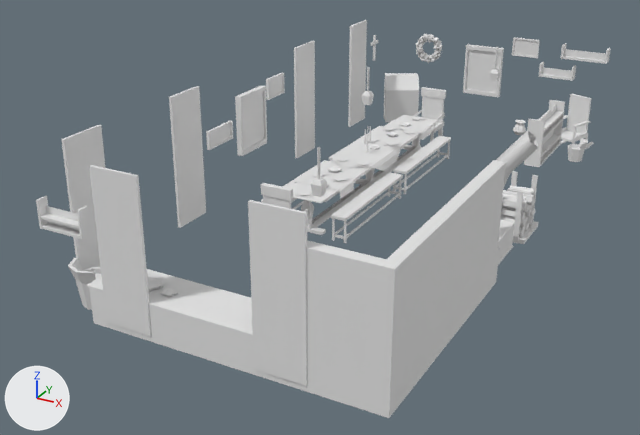
The FBX model Assets/BeneathThePetals/Graphics/Models/Interior/Rooms/Cafeteria.fbx: old version first, new version second.
Camera for both pictures: a camera (50 mm lens) standing at (37.32, -13.27, 11.22) and looking at (25.95, 7.4, 0.89). The lights are fixed; the arrows at lower left show +X, +Y and +Z. Materials are left out; every surface is plain grey. Where no turn or scale is listed for an object, it has been applied to the vertices.
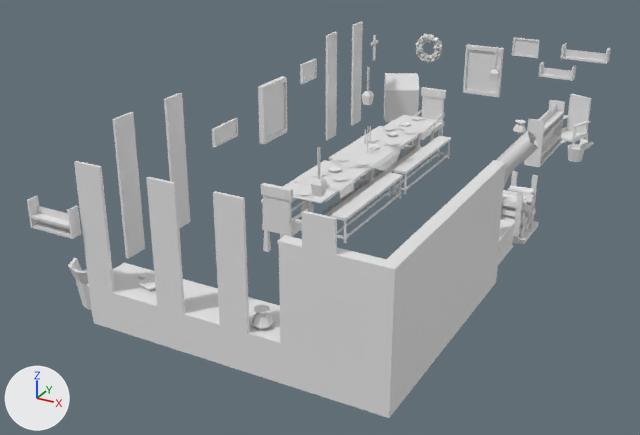
What differs and where, as boxes [x1, y1, x2, y2] in the pictures (640 x 435 px):
'Plane.097', reshaped, moved
    before: [248, 200, 307, 386]
    after: [146, 177, 185, 314]
'Plane.096', reshaped, moved (33% narrower, 9% shorter)
    before: [89, 165, 151, 336]
    after: [74, 161, 115, 317]
'Plane.093', reshaped, moved
    before: [61, 125, 106, 270]
    after: [112, 112, 145, 259]
'Plane.092', reshaped, moved (29% narrower)
    before: [169, 86, 206, 228]
    after: [164, 93, 190, 228]
'Plane.177', added
    after: [213, 191, 250, 333]
'Plane.095', reshaped, moved (45% narrower, 8% shorter)
    before: [294, 41, 315, 158]
    after: [326, 32, 337, 140]
'Plane.105', moved
    before: [235, 86, 267, 156]
    after: [258, 76, 288, 144]
'Plane.099', moved
    before: [36, 196, 91, 240]
    after: [27, 196, 81, 239]
'Plane.094', reshaped, moved (35% narrower)
    before: [348, 20, 367, 127]
    after: [351, 22, 363, 125]
'Plane.178', added
    after: [302, 211, 337, 255]
'Plane.103', moved
    before: [266, 72, 285, 100]
    after: [300, 58, 317, 84]
'Plane.104', moved
    before: [206, 120, 233, 150]
    after: [212, 118, 238, 147]
part 1 of me_plane_174, built on
    before: [169, 20, 367, 228]
    after: [74, 22, 363, 333]
'Plane.087', unchanged, uncovered by the edit
    before: [261, 183, 309, 225]
    after: [261, 183, 308, 252]

The change, as a diff of the scene's bpy script:
```diff
--- a/Assets/BeneathThePetals/Graphics/Models/Interior/Rooms/Cafeteria.fbx.py
+++ b/Assets/BeneathThePetals/Graphics/Models/Interior/Rooms/Cafeteria.fbx.py
@@ me_plane_174 @@
 # used by ob_plane_092; location = (22.87, 5.27, 3.76); rotation_euler = (1.571, 1.571, 0.0), in degrees (90, 90, 0); scale = (0.01, 0.01, 0.00621)
-me_plane_174.from_pydata(...)  # 8 vertices, 6 faces; spans x -100.0..275.0, y 7.0..15.0, z -100.0..100.0
+me_plane_174.from_pydata(...)  # 56 vertices, 54 faces; spans x -100.0..275.0, y 7.0..15.0, z -55.0..55.0
+# me_plane_174 part 1: the whole mesh is rebuilt
@@ ob_plane_092 @@
 ob_plane_092 = bpy.data.objects.new('Plane.092', me_plane_174)
-ob_plane_092.location = (22.87, 5.27, 3.76)
+ob_plane_092.location = (22.87, 4.78, 3.76)
 ob_plane_092.rotation_euler = (1.571, 1.571, 0.0)  # degrees (90, 90, 0)
@@ ob_plane_099 @@
 ob_plane_099 = bpy.data.objects.new('Plane.099', me_plane_180)
-ob_plane_099.location = (23.8, -0.28, 3.32)
+ob_plane_099.location = (23.52, -0.28, 3.27)
@@ ob_plane_095 @@
-ob_plane_095 = bpy.data.objects.new('Plane.095', me_plane_176)
-ob_plane_095.location = (22.87, 11.75, 3.76)
+ob_plane_095 = bpy.data.objects.new('Plane.095', me_plane_174)
+ob_plane_095.location = (22.87, 13.63, 3.76)
 ob_plane_095.rotation_euler = (1.571, 1.571, 0.0)  # degrees (90, 90, 0)
@@ ob_plane_096 @@
 ob_plane_096 = bpy.data.objects.new('Plane.096', me_plane_177)
-ob_plane_096.location = (25.32, -0.4, 3.76)
+ob_plane_096.location = (24.59, -0.36, 3.76)
 ob_plane_096.rotation_euler = (0.0, 1.571, 0.0)  # degrees (0, 90, 0)
@@ ob_plane_105 @@
 ob_plane_105 = bpy.data.objects.new('Plane.105', me_plane_184)
-ob_plane_105.location = (22.83, 8.51, 3.06)
+ob_plane_105.location = (22.83, 9.76, 3.06)
@@ ob_plane_093 @@
-ob_plane_093 = bpy.data.objects.new('Plane.093', me_plane_176)
-ob_plane_093.location = (22.87, 1.33, 3.76)
+ob_plane_093 = bpy.data.objects.new('Plane.093', me_plane_174)
+ob_plane_093.location = (22.87, 2.78, 3.76)
 ob_plane_093.rotation_euler = (1.571, 1.571, 0.0)  # degrees (90, 90, 0)
@@ ob_plane_097 @@
-ob_plane_097 = bpy.data.objects.new('Plane.097', me_plane_178)
-ob_plane_097.location = (29.27, -0.4, 3.76)
+ob_plane_097 = bpy.data.objects.new('Plane.097', me_plane_174)
+ob_plane_097.location = (26.53, -0.36, 3.76)
 ob_plane_097.rotation_euler = (0.0, 1.571, 0.0)  # degrees (0, 90, 0)
@@ ob_plane_103 @@
 ob_plane_103 = bpy.data.objects.new('Plane.103', me_plane_182)
-ob_plane_103.location = (22.83, 10.04, 3.76)
+ob_plane_103.location = (22.83, 12.17, 3.76)
@@ ob_plane_104 @@
 ob_plane_104 = bpy.data.objects.new('Plane.104', me_plane_183)
-ob_plane_104.location = (22.83, 6.93, 3.05)
+ob_plane_104.location = (22.83, 7.2, 3.05)
@@ ob_plane_094 @@
 ob_plane_094 = bpy.data.objects.new('Plane.094', me_plane_174)
-ob_plane_094.location = (22.87, 15.7, 3.76)
+ob_plane_094.location = (22.87, 15.62, 3.76)
 ob_plane_094.rotation_euler = (1.571, 1.571, 0.0)  # degrees (90, 90, 0)
@@ ob_plane_178 @@
+ob_plane_178 = bpy.data.objects.new('Plane.178', me_plane_174)
+ob_plane_178.location = (30.14, -0.36, 3.76)
+ob_plane_178.rotation_euler = (0.0, 1.571, 0.0)  # degrees (0, 90, 0)
+ob_plane_178.scale = (0.01, 0.01, 0.00621)
@@ ob_plane_177 @@
+ob_plane_177 = bpy.data.objects.new('Plane.177', me_plane_174)
+ob_plane_177.location = (28.15, -0.36, 3.76)
+ob_plane_177.rotation_euler = (0.0, 1.571, 0.0)  # degrees (0, 90, 0)
+ob_plane_177.scale = (0.01, 0.01, 0.00621)
```
